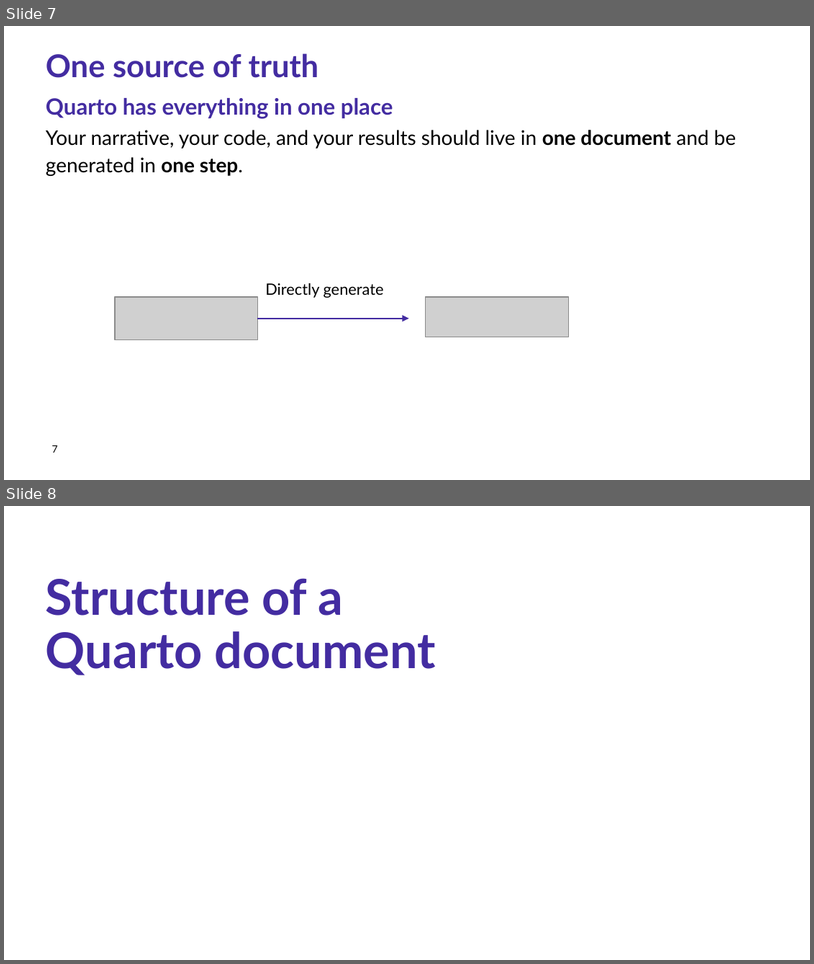
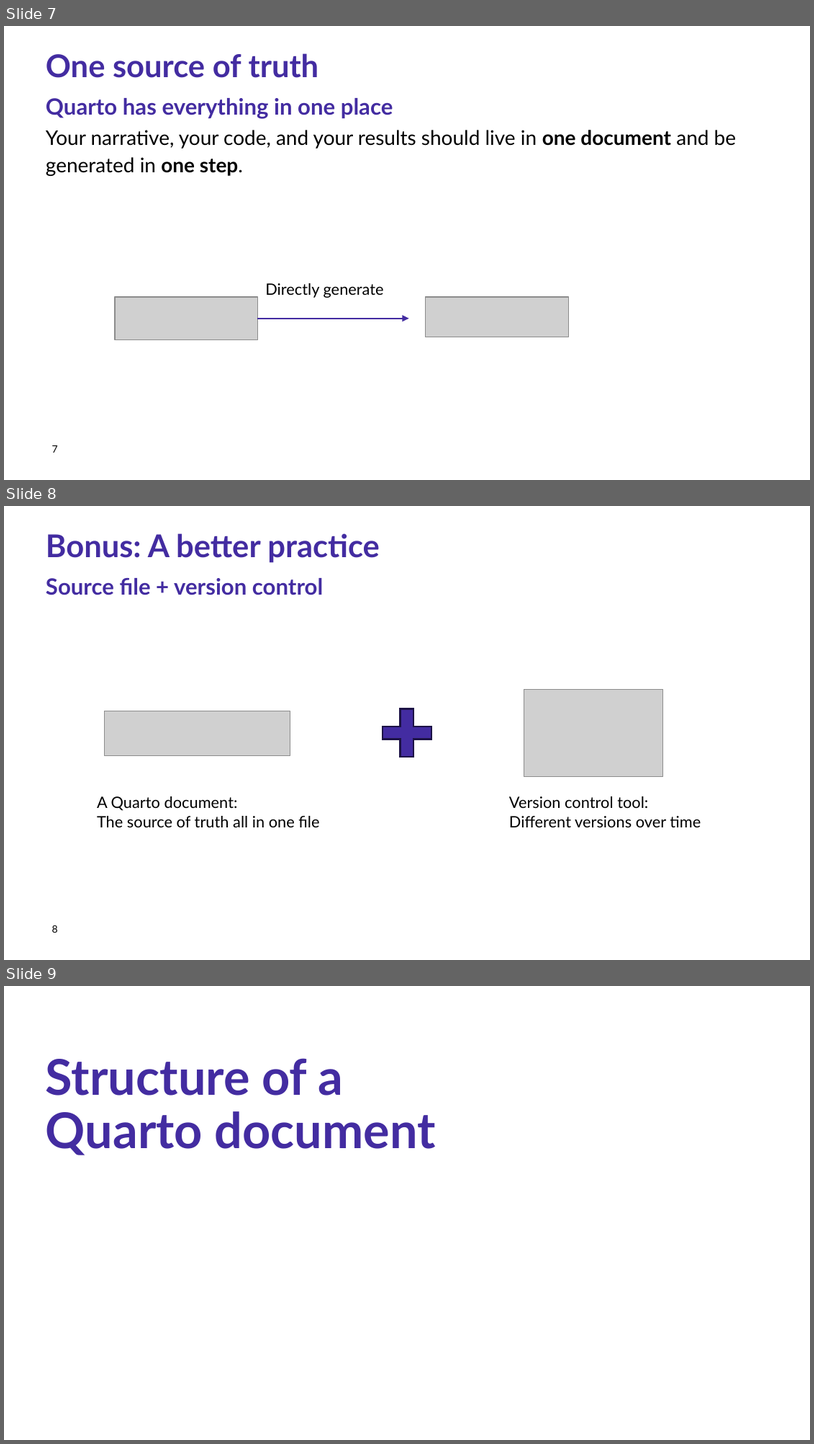
Before and after one commit to Research-IT-Swiss-TPH/quarto-workshop-2026, a slide deck: slides/lecture.pptx. Shown one above the other, each under a label of ours: slides 7 and 8 before the commit, slides 7, 8 and 9 after it. The pictures are 814x964 and 814x1444 pixels, drawn with LibreOffice and Linux fonts; fonts in the diff are those of the drawing; grey boxes stand for pictures; background and template pictures are left out. Boxes give left, top, right and bottom in pixels: in the first picture for what was removed or moved away, otherwise in the second. Text is boxed around its words. In the diff, an @@ line names an element or a change of style, - is before the commit and + after.

```diff
--- a/slides/lecture.pptx
+++ b/slides/lecture.pptx
@@ slide 8 added at box(4, 506, 810, 960), background #FFFFFF @@
@@ title added at box(46, 533, 380, 563), 28 pt, text #432CA1, bold @@
+Bonus: A better practice
@@ text added at box(46, 578, 323, 595), 20 pt, text #432CA1, bold @@
+Source file + version control
@@ picture added at box(524, 689, 663, 776) @@
@@ picture added at box(105, 710, 291, 755) @@
@@ plus added at box(383, 708, 432, 757), fill #432CA1, outline #1D1347 1.5 pt @@
@@ text added at box(97, 796, 319, 827), 14 pt, text #000000 @@
+A Quarto document:
+The source of truth all in one file
@@ text added at box(509, 796, 701, 827), 14 pt, text #000000 @@
+Version control tool:
+Different versions over time
@@ page number added at box(52, 925, 58, 932), 9 pt, text #000000 @@
+8
@@ what was slide 8 is now slide 9 @@
```
Also in this commit, not shown: 3 slides changed, 4 other slides added.
